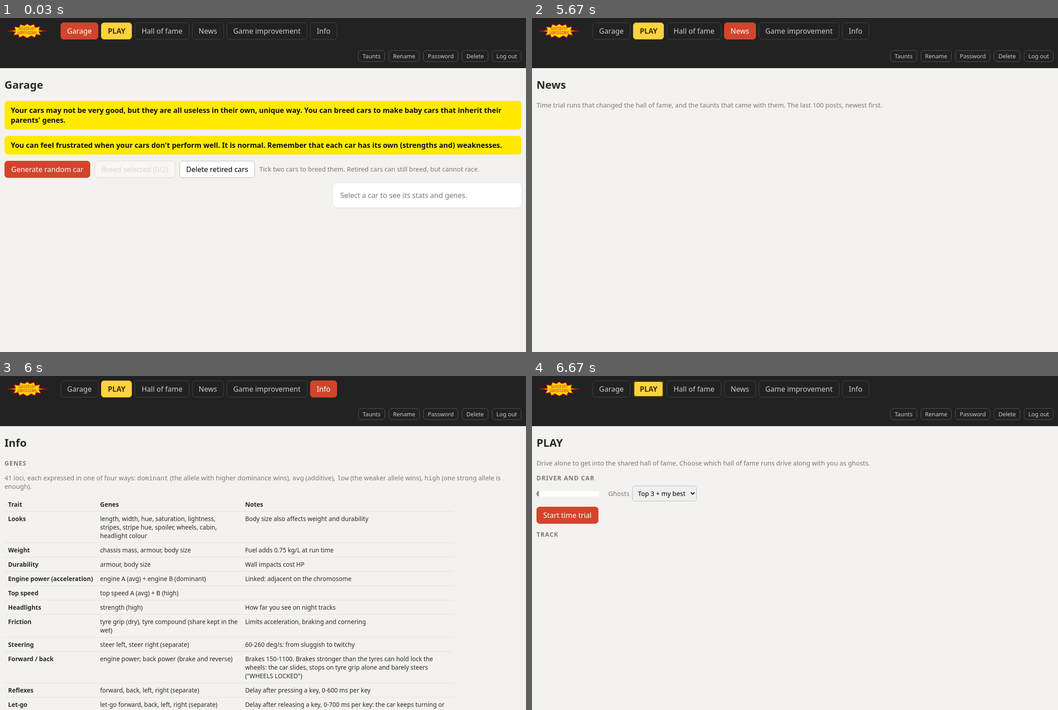
Above: before the commit, frames 1-4 (two rows, left to right).
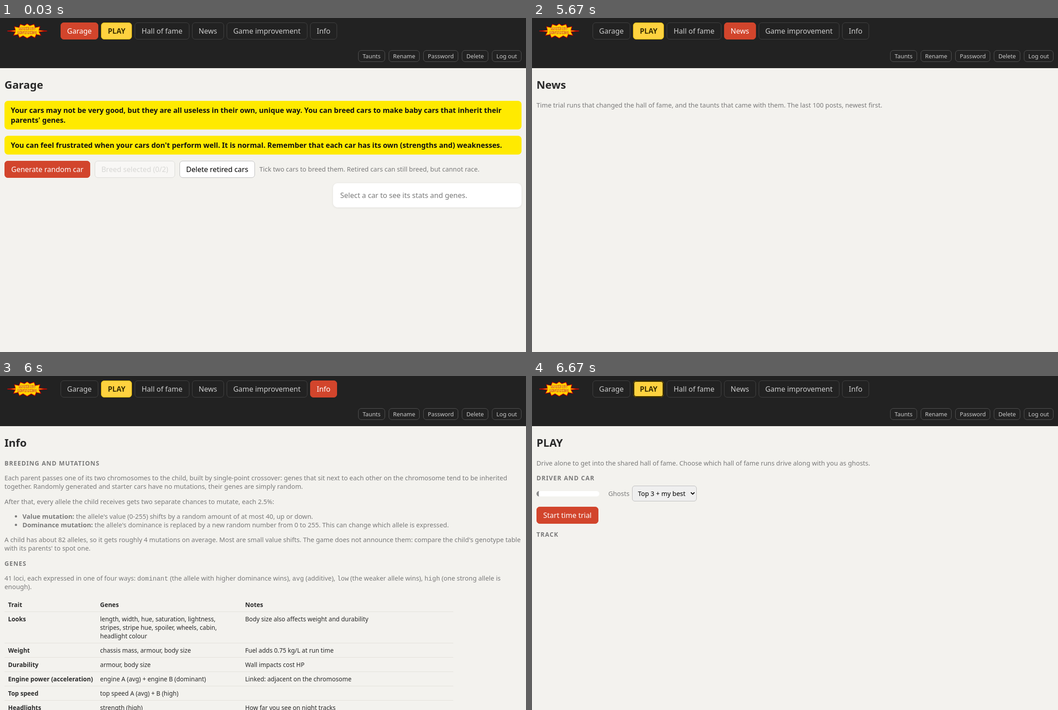
Above: after the commit, the same moments.

Repository: Qwecu/GeneRacer
Game: browser game, page static/index.html
The game is run twice, just before and just after one commit, with the same random seed, the same clock (stepped at 60 frames per second) and the same inputs. When the page shows a pop-up message, it is drawn as a white box for half a second while everything else waits; a line starting with > is the answer the replay typed.
Inputs:
- Up to frame 1 (0.03 s): no input
- Up to frame 2 (5.67 s): click "PLAY" at 0.27 s; click "Start time trial" at 0.52 s; click "Rename" at 1.27 s; tap Enter at 1.52 s; click "Start time trial" at 2.02 s; click "Password" at 2.77 s; click "Hall of fame" at 3.52 s; click "News" at 4.27 s; click "Delete" at 5.02 s
- Up to frame 3 (6 s): click "Info" at 5.77 s
- Up to frame 4 (6.67 s): click "PLAY" at 6.52 s

Frames 1-2 are identical in both runs. In frame 3, 8.1% of the frame differs, in the area x 0-99%, y 25-100%; in frame 4, nothing differs.
Error in both runs: TypeError: Failed to fetch

Commit message:
Info page: breeding and mutations
Co-Authored-By: Claude Sonnet 5.5 <noreply@anthropic.com>

Diff:
--- a/static/index.html
+++ b/static/index.html
@@ -164,6 +164,14 @@
     <!-- INFO -->
     <section id="tab-info" class="tab">
       <h2>Info</h2>
+      <h3>Breeding and mutations</h3>
+      <p class="hint">Each parent passes one of its two chromosomes to the child, built by single-point crossover: genes that sit next to each other on the chromosome tend to be inherited together. Randomly generated and starter cars have no mutations, their genes are simply random.</p>
+      <p class="hint">After that, every allele the child receives gets two separate chances to mutate, each 2.5%:</p>
+      <ul class="hint">
+        <li><b>Value mutation:</b> the allele's value (0-255) shifts by a random amount of at most 40, up or down.</li>
+        <li><b>Dominance mutation:</b> the allele's dominance is replaced by a new random number from 0 to 255. This can change which allele is expressed.</li>
+      </ul>
+      <p class="hint">A child has about 82 alleles, so it gets roughly 4 mutations on average. Most are small value shifts. The game does not announce them: compare the child's genotype table with its parents' to spot one.</p>
       <h3>Genes</h3>
       <p class="hint">41 loci, each expressed in one of four ways: <code>dominant</code> (the allele with higher dominance wins), <code>avg</code> (additive), <code>low</code> (the weaker allele wins), <code>high</code> (one strong allele is enough).</p>
       <table class="genes info-genes">
